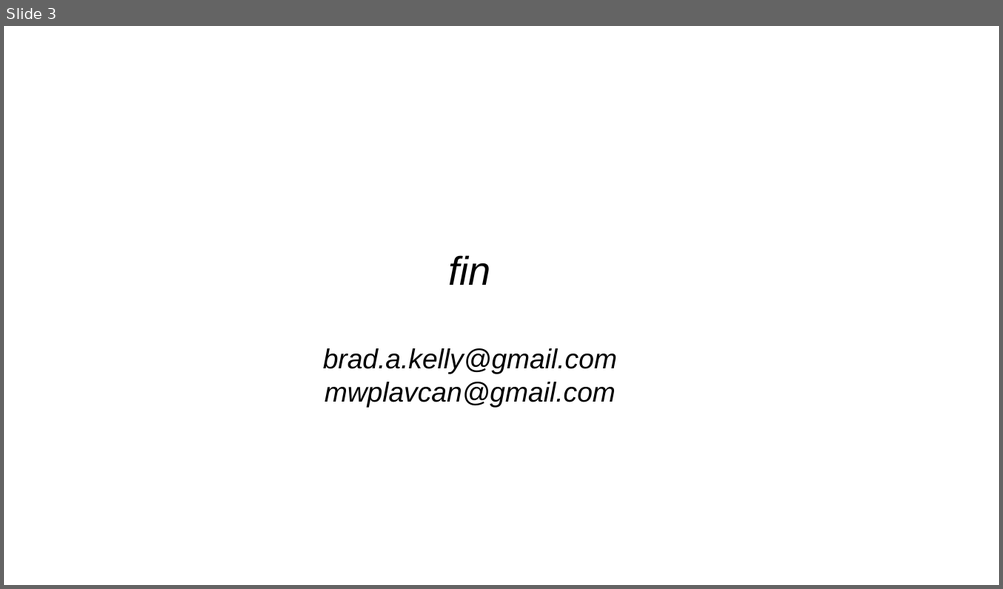
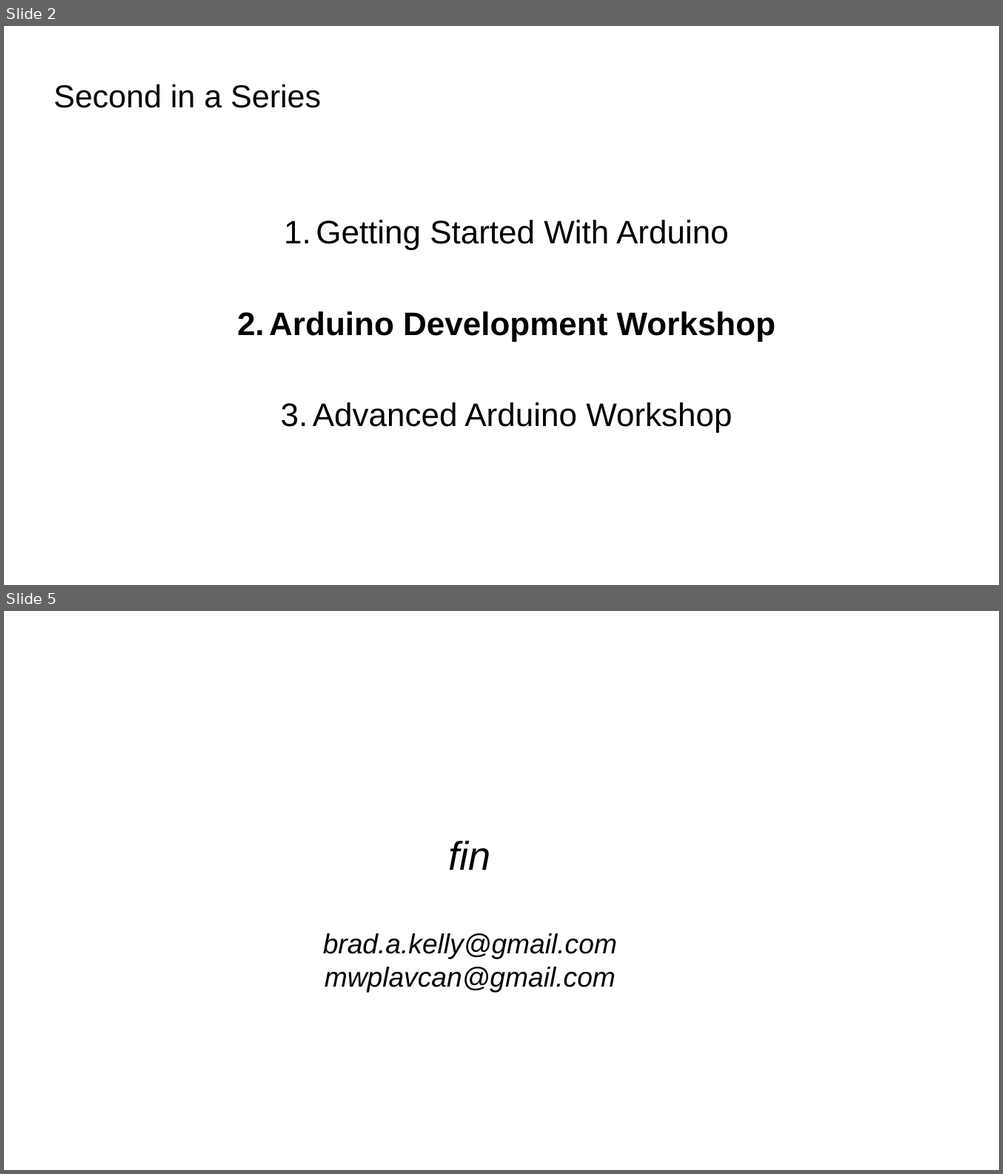
Before and after one commit to bradakelly/ArduinoDevelopmentWorkshop, a slide deck: CourseSlideshow.odp. Shown one above the other, each under a label of ours: slide 3 before the commit, slides 2 and 5 after it; the slides between them are not shown. The pictures are 1003x589 and 1003x1174 pixels, drawn with LibreOffice and Linux fonts; fonts in the diff are those of the drawing; background and template pictures are left out. Boxes give left, top, right and bottom in pixels: in the first picture for what was removed or moved away, otherwise in the second. Text is boxed around its words. In the diff, an @@ line names an element or a change of style, - is before the commit and + after.

```diff
--- a/CourseSlideshow.odp
+++ b/CourseSlideshow.odp
@@ slide 2 added at (x1=4, y1=26, x2=999, y2=585), background picture (left out) @@
@@ title added at (x1=54, y1=84, x2=321, y2=108), 25.4 pt, text #000000 @@
+Second in a Series
@@ text added at (x1=269, y1=220, x2=775, y2=433), 26 pt, text #000000 @@
+1. Getting Started With Arduino
+2. Arduino Development Workshop
+3. Advanced Arduino Workshop
@@ what was slide 3 is now slide 5 @@
```
Also in this commit, not shown: 2 slides changed, 1 other slide added.
